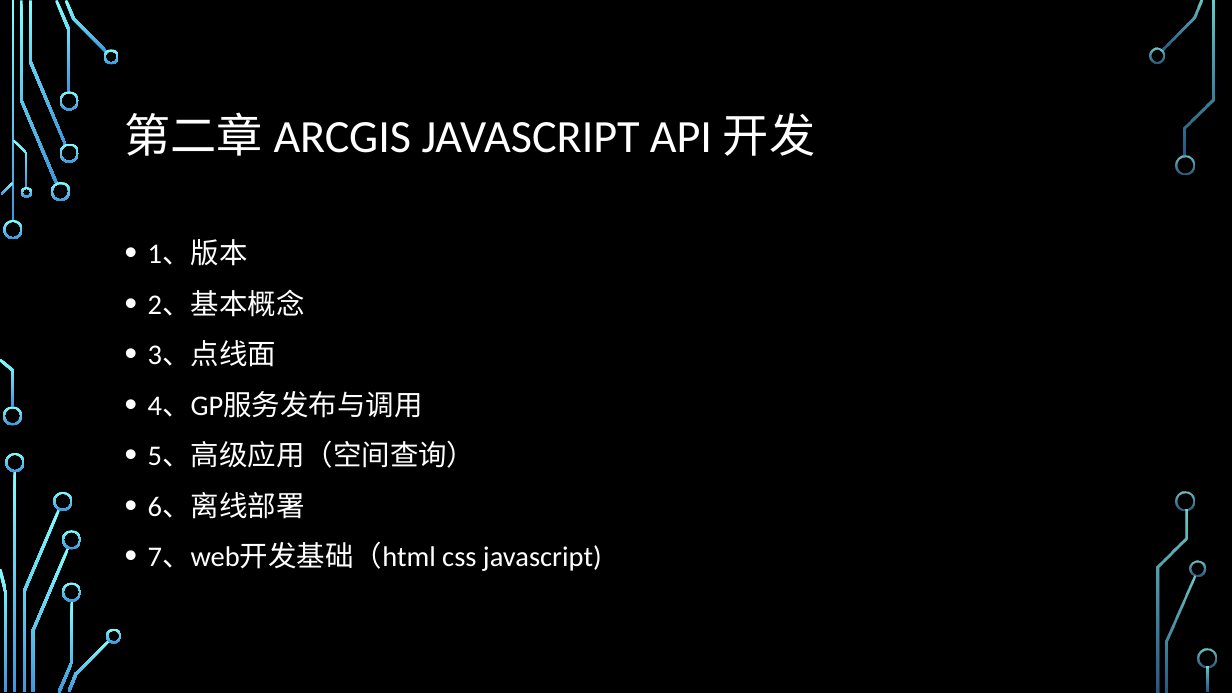
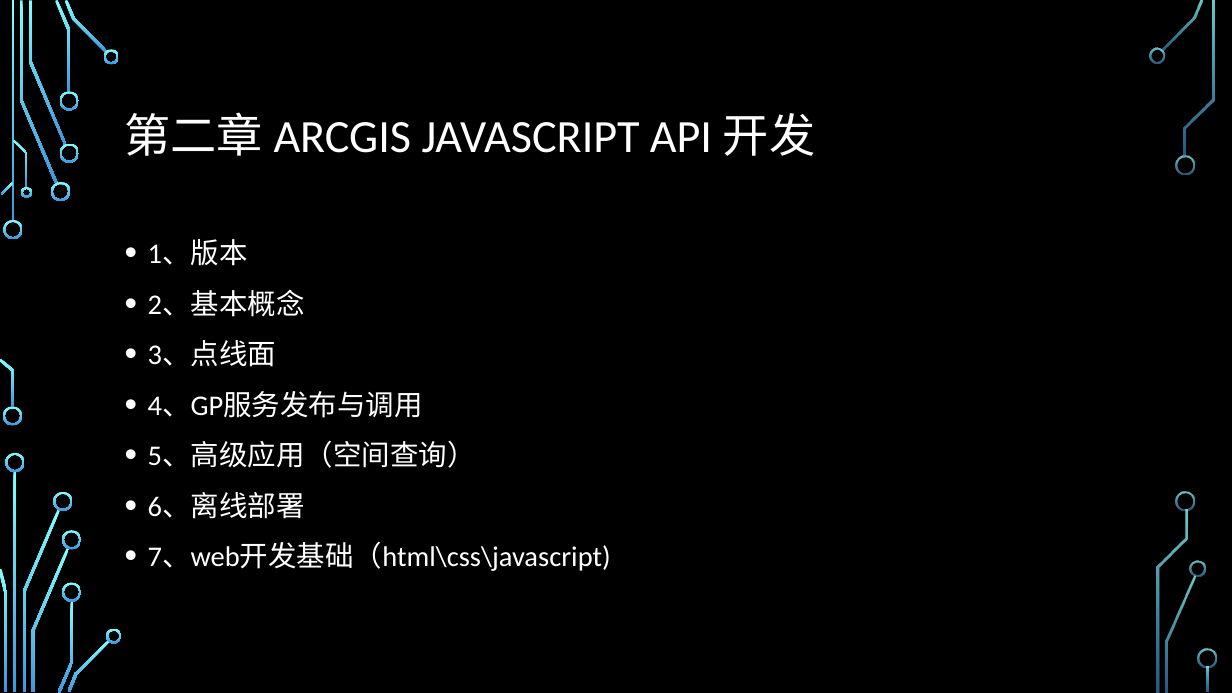
Before and after one commit to guojs/webgis, a slide deck: slide 24 of resource/WebGIS课程大纲.pptx (slide 8 before the commit). Drawn at 1232x693 pixels with LibreOffice and Linux fonts; fonts in the diff are those of the drawing; background and template pictures are left out. Boxes give left, top, right and bottom in pixels: in the first picture for what was removed or moved away, otherwise in the second. Text is boxed around its words. In the diff, an @@ line names an element or a change of style, - is before the commit and + after.

```diff
--- a/resource/WebGIS课程大纲.pptx
+++ b/resource/WebGIS课程大纲.pptx
@@ text at [148,542,611,571]: text changed @@
-• 7、web开发基础（html css javascript)
+• 7、web开发基础（html\css\javascript)
```
Also in this commit, not shown: 4 other slides changed, 19 slides added, 1 slide removed, 44 other files.
